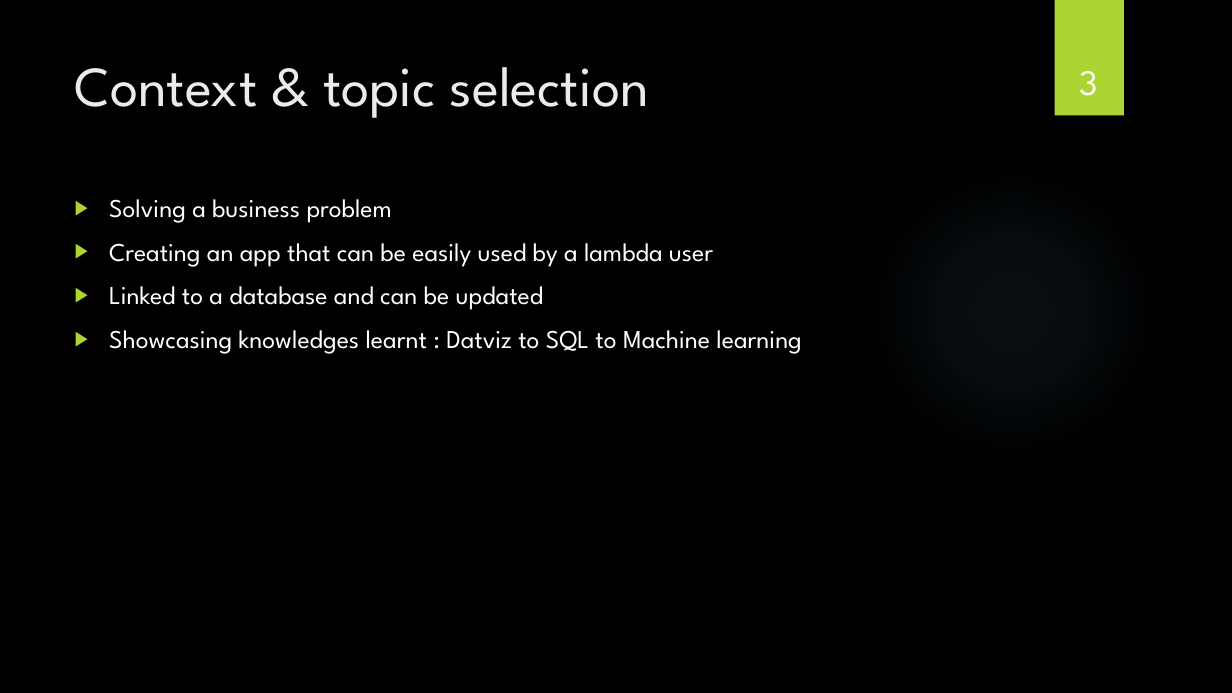
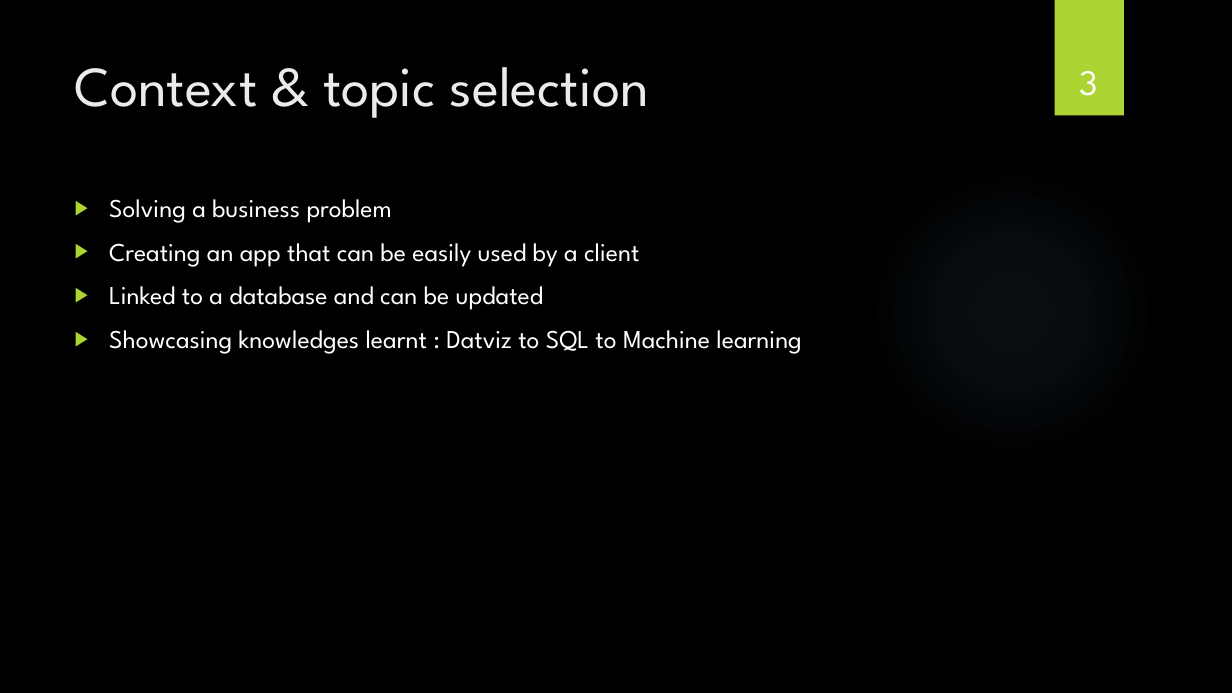
Before and after one commit to JeremDasilva/Project-Final, a slide deck: slide 3 of Car sales analysis and prediction.pptx. Drawn at 1232x693 pixels with LibreOffice and Linux fonts; fonts in the diff are those of the drawing; background and template pictures are left out. Boxes give left, top, right and bottom in pixels: in the first picture for what was removed or moved away, otherwise in the second. Text is boxed around its words. In the diff, an @@ line names an element or a change of style, - is before the commit and + after.

```diff
--- a/Car sales analysis and prediction.pptx
+++ b/Car sales analysis and prediction.pptx
@@ text at [109,243,639,267]: text changed @@
-▶ Creating an app that can be easily used by a lambda user
+▶ Creating an app that can be easily used by a client
```
Also in this commit, not shown: 2 other slides changed, 3 other files.
